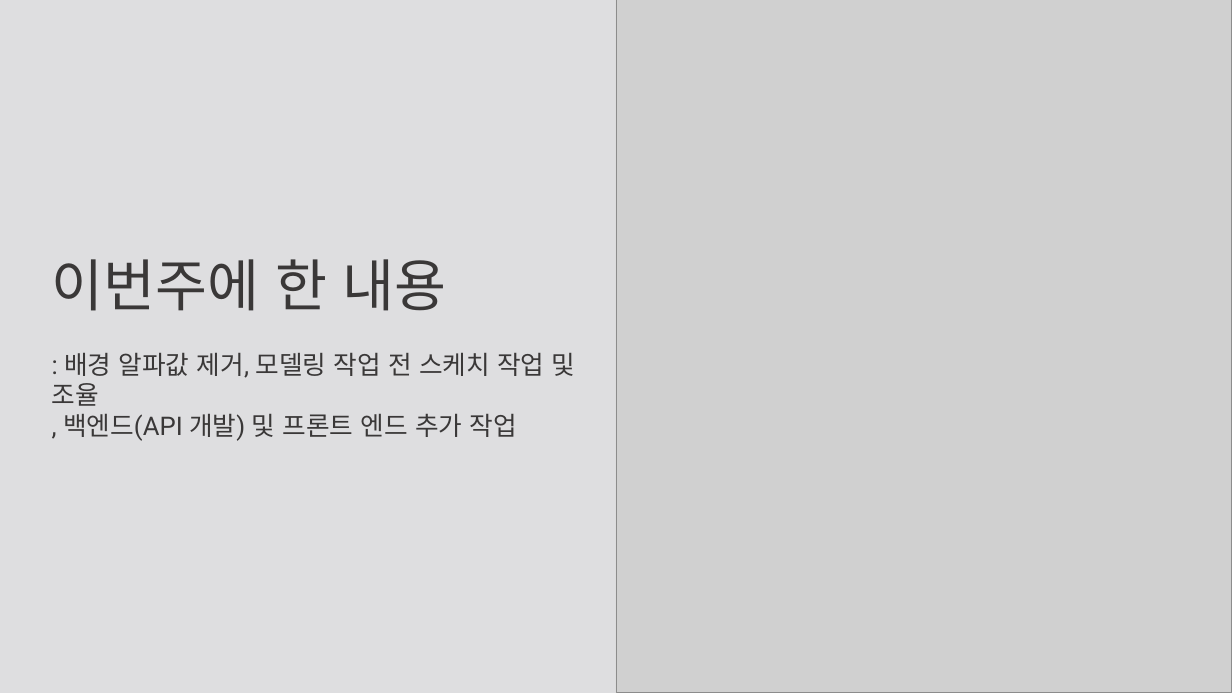
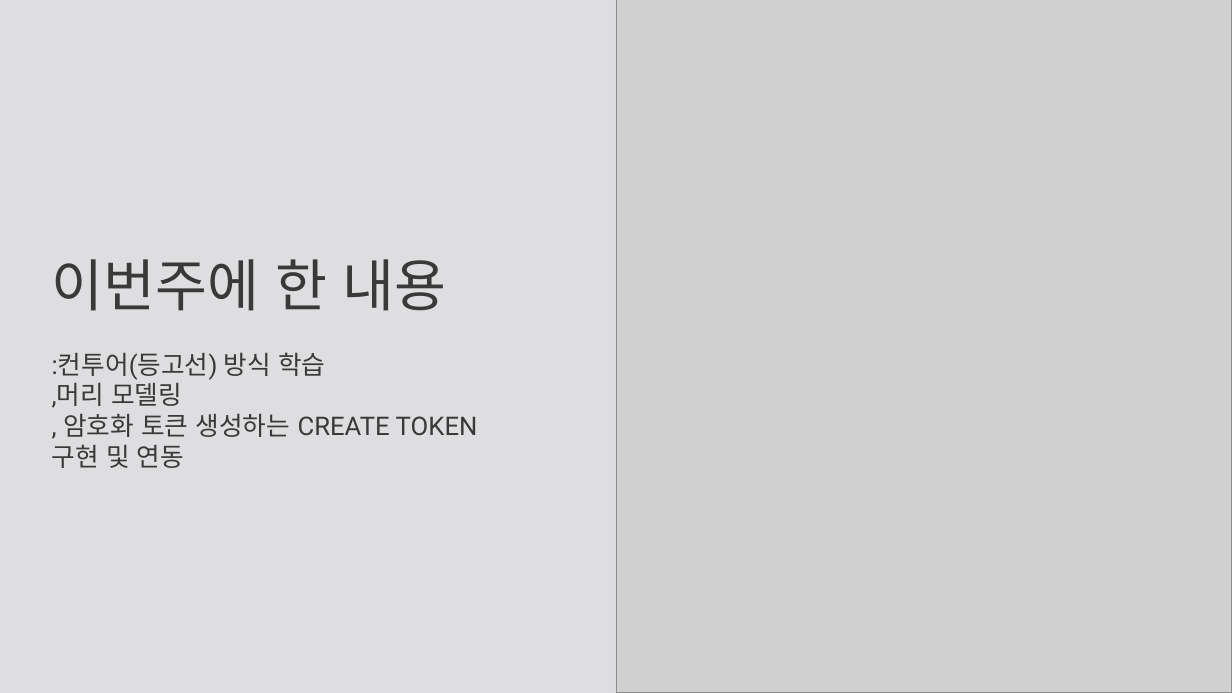
Before and after one commit to weaknessHero/Project_AvatarS, a slide deck: slide 15 of 발표자료/230216/PPT_230216.pptx. Drawn at 1232x693 pixels with LibreOffice and Linux fonts; fonts in the diff are those of the drawing; grey boxes stand for pictures. Boxes give left, top, right and bottom in pixels: in the first picture for what was removed or moved away, otherwise in the second. Text is boxed around its words. In the diff, an @@ line names an element or a change of style, - is before the commit and + after.

```diff
--- a/발표자료/230216/PPT_230216.pptx
+++ b/발표자료/230216/PPT_230216.pptx
@@ text at (52,352,478,468): text changed @@
-: 배경 알파값 제거, 모델링 작업 전 스케치 작업 및 조율
-, 백엔드(API 개발) 및 프론트 엔드 추가 작업
+:컨투어(등고선) 방식 학습
+,머리 모델링
+, 암호화 토큰 생성하는 CREATE TOKEN
+구현 및 연동
```
Also in this commit, not shown: 2 other slides changed.
